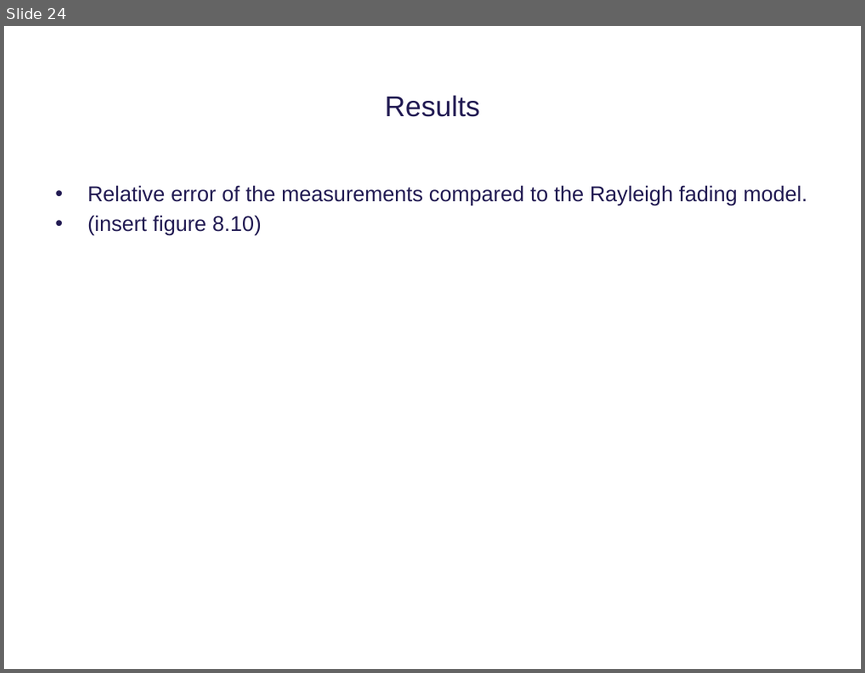
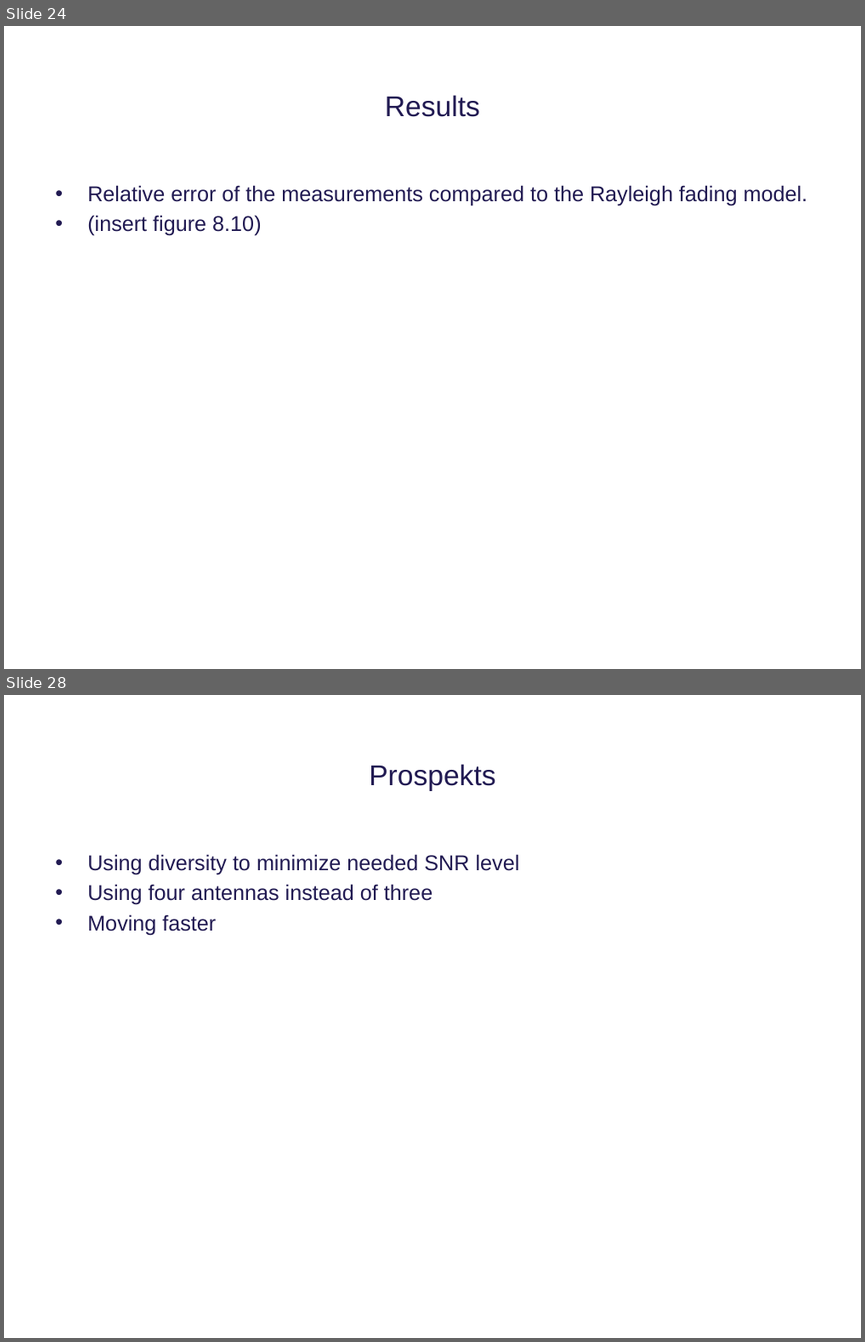
Before and after one commit to tkjj13/P8, a slide deck: ppt/premature ppt.pptx. Shown one above the other, each under a label of ours: slide 24 before the commit, slides 24 and 28 after it; the slides between them are not shown. The pictures are 865x673 and 865x1342 pixels, drawn with LibreOffice and Linux fonts; fonts in the diff are those of the drawing; background and template pictures are left out. Boxes give left, top, right and bottom in pixels: in the first picture for what was removed or moved away, otherwise in the second. Text is boxed around its words. In the diff, an @@ line names an element or a change of style, - is before the commit and + after.

```diff
--- a/ppt/premature ppt.pptx
+++ b/ppt/premature ppt.pptx
@@ slide 28 added at (4, 695, 861, 1338), background #FFFFFF @@
@@ title added at (369, 764, 495, 791), 24 pt, text #211A52 @@
+Prospekts
@@ text added at (87, 854, 520, 935), 18 pt, text #211A52 @@
+• Using diversity to minimize needed SNR level
+• Using four antennas instead of three
+• Moving faster
```
Also in this commit, not shown: 4 other slides added, 2 slides removed.
